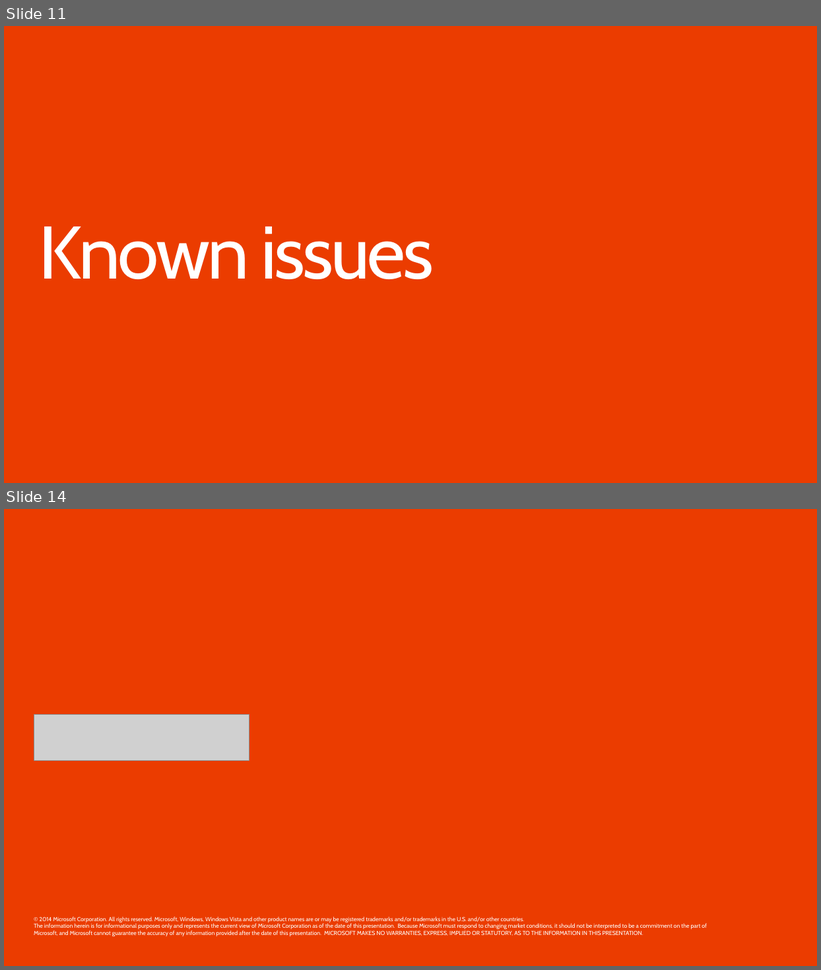
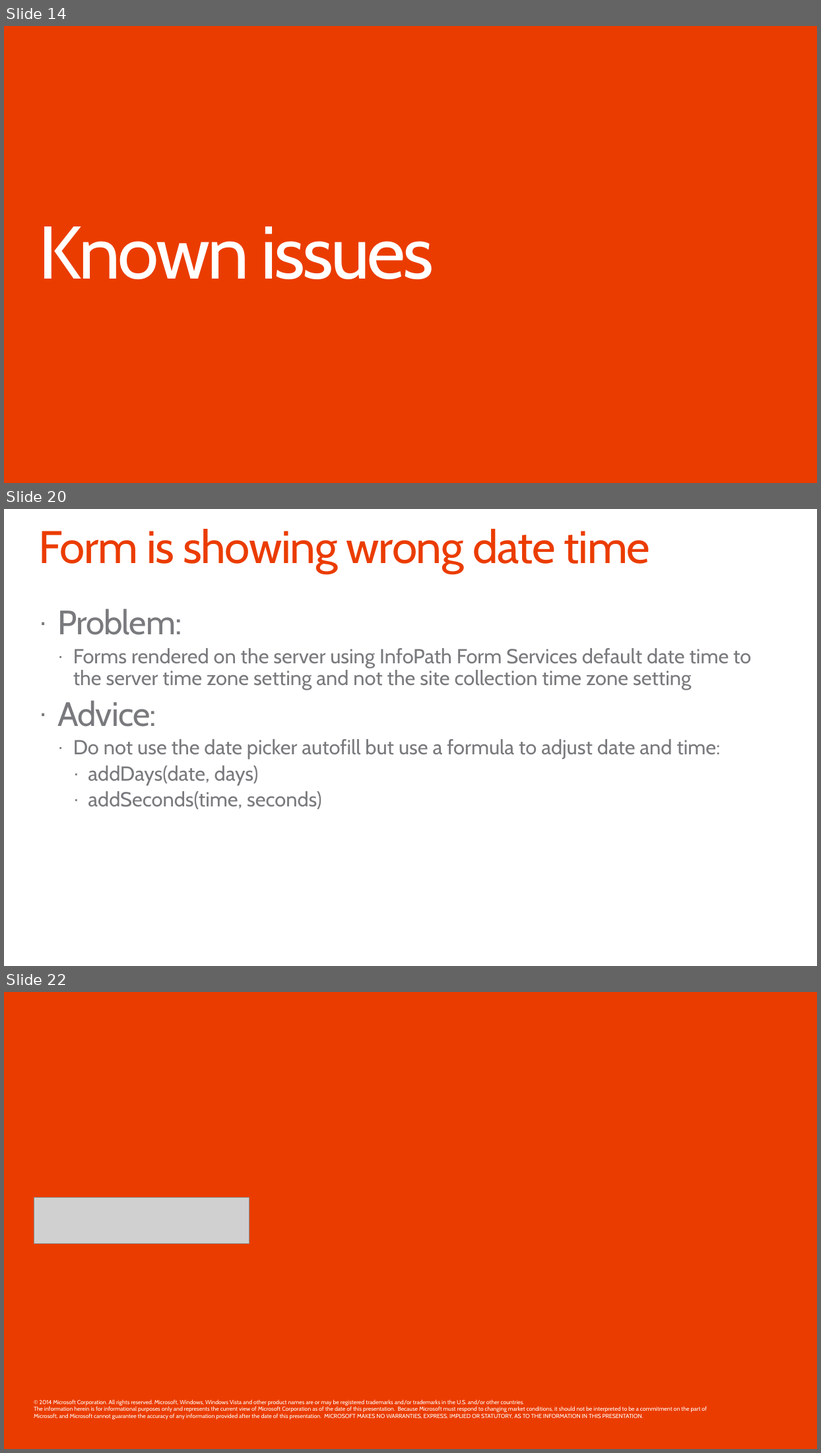
Before and after one commit to pnp/PnP-Transformation, a slide deck: InfoPath/Guidance/Decks/Office 365 JDP InfoPath - Post migration guidance.pptx. Shown one above the other, each under a label of ours: slides 11 and 14 before the commit, slides 14, 20 and 22 after it; the slides between them are not shown. The pictures are 821x970 and 821x1453 pixels, drawn with LibreOffice and Linux fonts; fonts in the diff are those of the drawing; grey boxes stand for pictures; background and template pictures are left out. Boxes give left, top, right and bottom in pixels: in the first picture for what was removed or moved away, otherwise in the second. Text is boxed around its words. In the diff, an @@ line names an element or a change of style, - is before the commit and + after.

Commit message:
up to date decks

```diff
--- a/InfoPath/Guidance/Decks/Office 365 JDP InfoPath - Post migration guidance.pptx
+++ b/InfoPath/Guidance/Decks/Office 365 JDP InfoPath - Post migration guidance.pptx
@@ slide 20 added at [4,509,817,966], background #FFFFFF @@
@@ title added at [38,529,651,574], 54 pt, text #EB3C00 @@
+Form is showing wrong date time
@@ text added at [57,609,751,809], 24 pt, text #797A7D @@
+· Problem:
+  · Forms rendered on the server using InfoPath Form Services default date time to the server time zone setting and not the site collection time zone setting
+· Advice:
+  · Do not use the date picker autofill but use a formula to adjust date and time:
+    · addDays(date, days)
+    · addSeconds(time, seconds)
@@ what was slide 11 is now slide 14 @@
@@ what was slide 14 is now slide 22 @@
```
Also in this commit, not shown: 3 slides changed, 7 other slides added, 1 other file.
